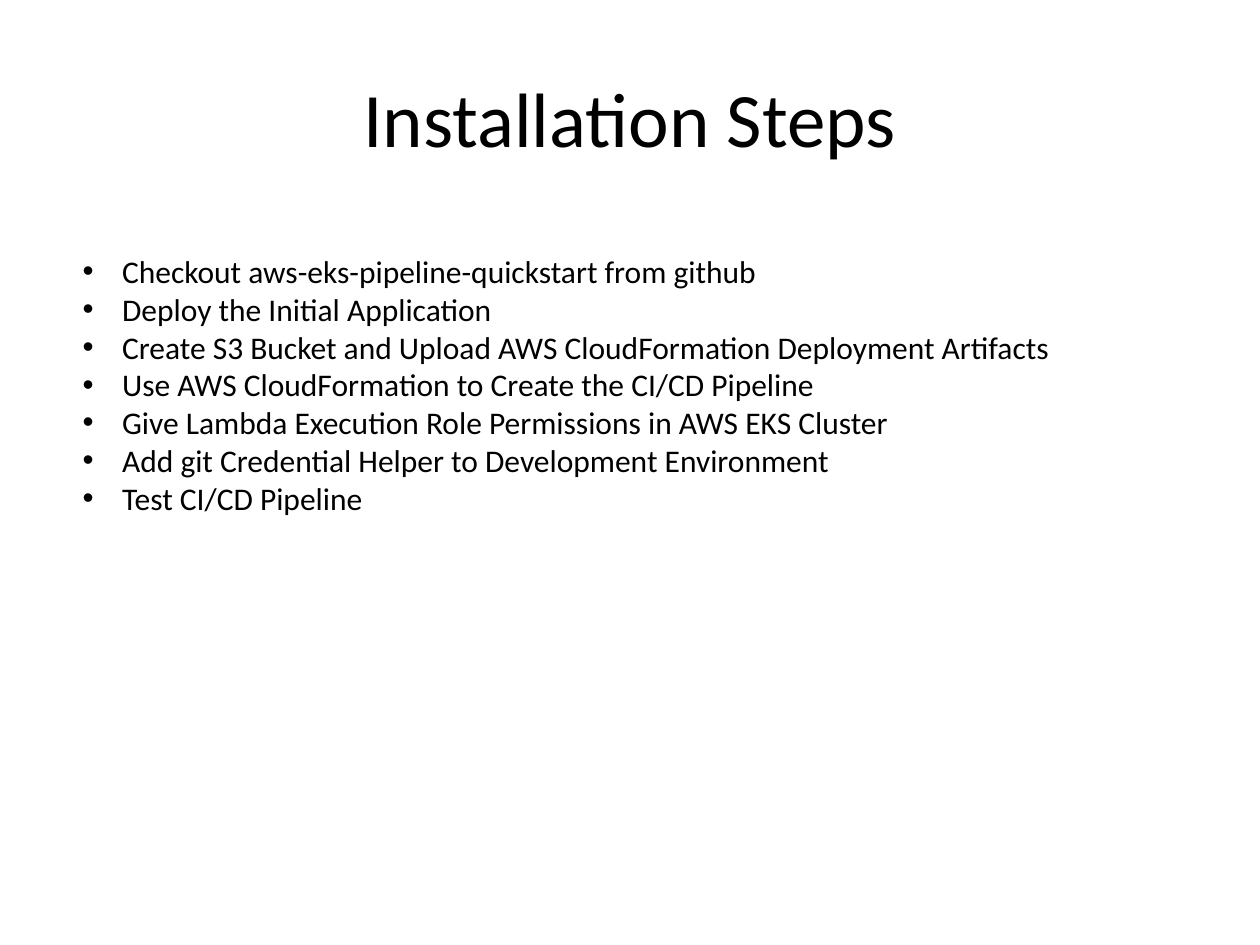
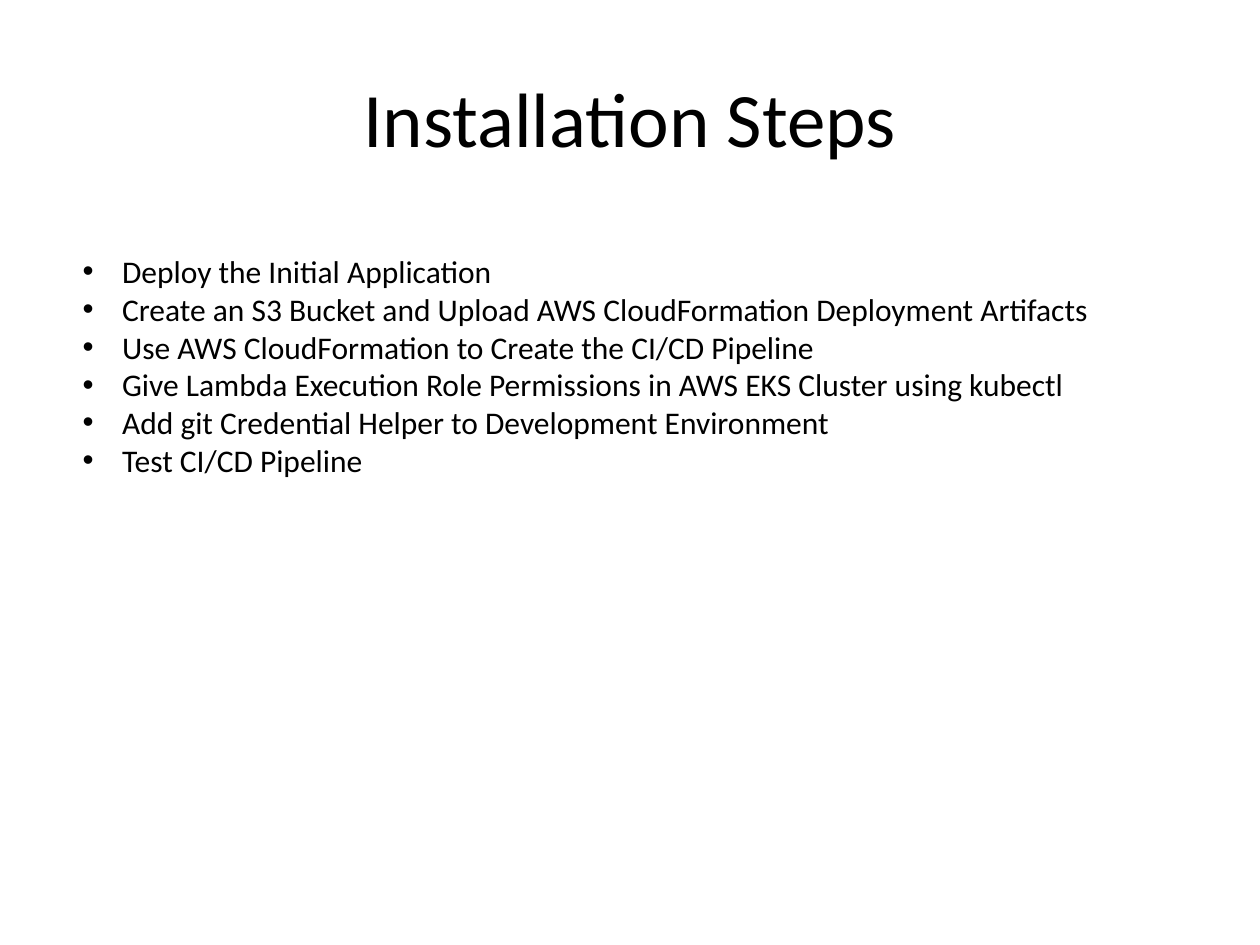
Before and after one commit to kskalvar/aws-eks-pipeline-quickstart, a slide deck: slide 9 of slides/AWS-Public-Summit-EKS-Pipeline-QuickStart.pptx. Drawn at 1260x945 pixels with LibreOffice and Linux fonts; fonts in the diff are those of the drawing; background and template pictures are left out. Boxes give left, top, right and bottom in pixels: in the first picture for what was removed or moved away, otherwise in the second. Text is boxed around its words. In the diff, an @@ line names an element or a change of style, - is before the commit and + after.

```diff
--- a/slides/AWS-Public-Summit-EKS-Pipeline-QuickStart.pptx
+++ b/slides/AWS-Public-Summit-EKS-Pipeline-QuickStart.pptx
@@ text at [122,261,756,289]: paragraph removed @@
-• Checkout aws-eks-pipeline-quickstart from github
@@ text at [122,299,1087,326]: text changed @@
-• Create S3 Bucket and Upload AWS CloudFormation Deployment Artifacts
+• Create an S3 Bucket and Upload AWS CloudFormation Deployment Artifacts
@@ text at [122,374,1063,402]: text changed @@
-• Give Lambda Execution Role Permissions in AWS EKS Cluster
+• Give Lambda Execution Role Permissions in AWS EKS Cluster using kubectl
```
Also in this commit, not shown: 6 other slides changed.
